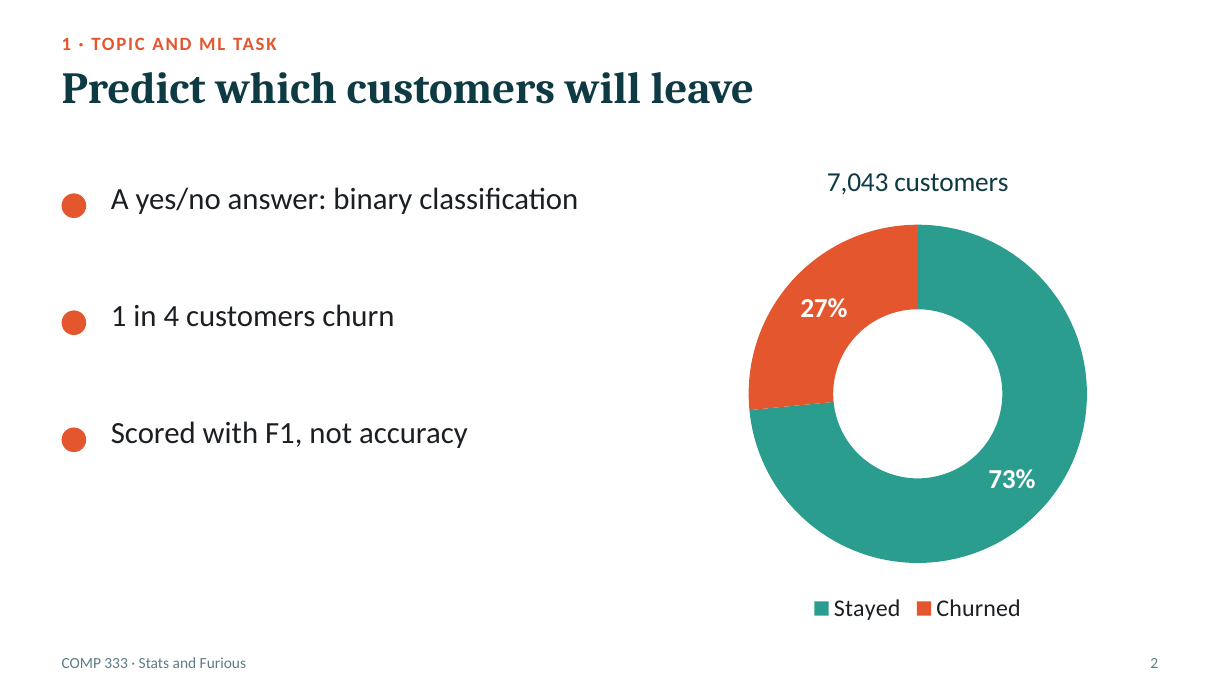
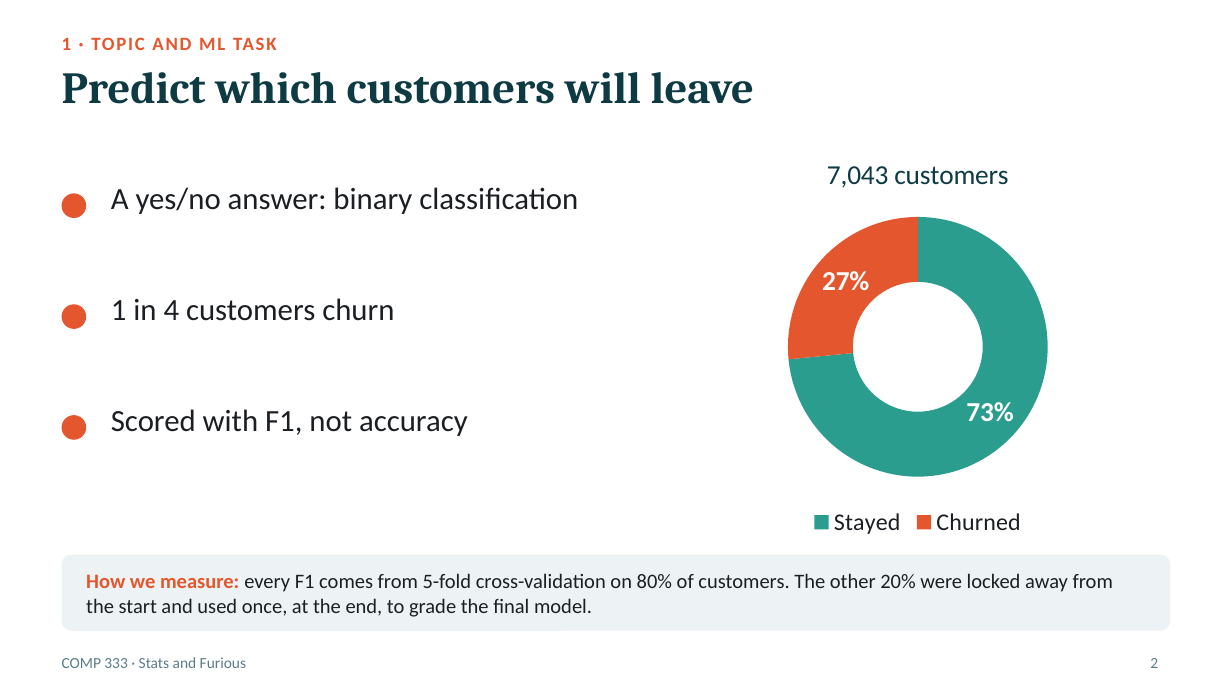
Before and after one commit to Peter7168/comp333-telco-churn, a slide deck: slide 2 of presentation/COMP333_Presentation.pptx. Drawn at 1232x693 pixels with LibreOffice and Linux fonts; fonts in the diff are those of the drawing. Boxes give left, top, right and bottom in pixels: in the first picture for what was removed or moved away, otherwise in the second. Text is boxed around its words. In the diff, an @@ line names an element or a change of style, - is before the commit and + after.

```diff
--- a/presentation/COMP333_Presentation.pptx
+++ b/presentation/COMP333_Presentation.pptx
@@ doughnut chart: place and size @@
-doughnut chart at box(665, 142, 1170, 628)
+doughnut chart at box(665, 136, 1170, 542)
@@ text "1 in 4 customers churn": place and size @@
-text "1 in 4 customers churn" at box(111, 304, 394, 327)
+text "1 in 4 customers churn" at box(111, 298, 394, 321)
@@ ellipse: place and size @@
-ellipse at box(62, 310, 86, 335)
+ellipse at box(62, 304, 86, 329)
@@ ellipse: place and size @@
-ellipse at box(62, 428, 86, 452)
+ellipse at box(62, 415, 86, 440)
@@ text "Scored with F1, not accuracy": place and size @@
-text "Scored with F1, not accuracy" at box(111, 421, 468, 448)
+text "Scored with F1, not accuracy" at box(111, 409, 468, 436)
@@ rounded rectangle added at box(62, 554, 1170, 631), fill #EDF3F4 @@
@@ text added at box(86, 573, 1113, 617), 12 pt, text #1B1F23 @@
+How we measure: every F1 comes from 5-fold cross-validation on 80% of customers. The other 20% were locked away from the start and used once, at the end, to grade the final model.
```
Also in this commit, not shown: 8 other slides changed.
